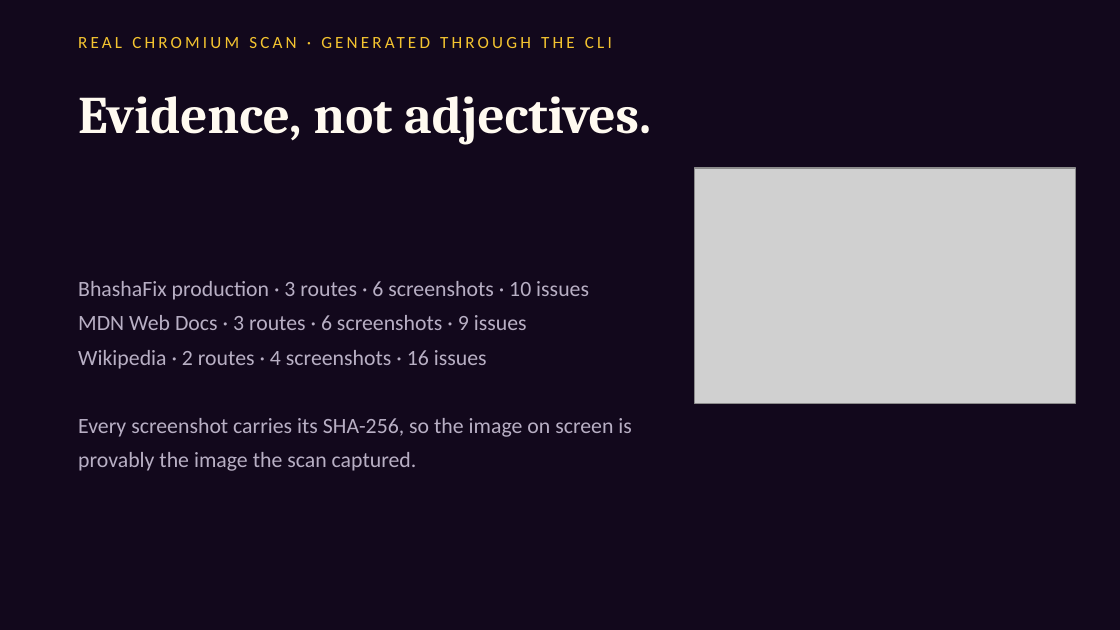
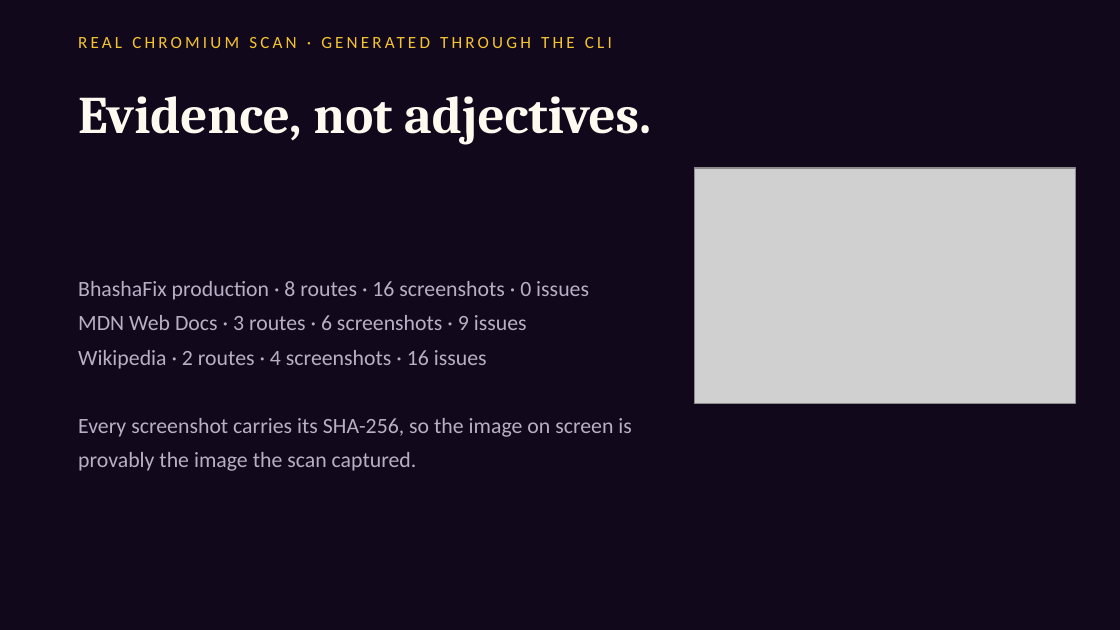
Before and after one commit to vaibhav4046/bhashafix, a slide deck: slide 4 of submission/BhashaFix-Hackathon-Deck.pptx. Drawn at 1120x630 pixels with LibreOffice and Linux fonts; fonts in the diff are those of the drawing; grey boxes stand for pictures. Boxes give left, top, right and bottom in pixels: in the first picture for what was removed or moved away, otherwise in the second. Text is boxed around its words. In the diff, an @@ line names an element or a change of style, - is before the commit and + after.

```diff
--- a/submission/BhashaFix-Hackathon-Deck.pptx
+++ b/submission/BhashaFix-Hackathon-Deck.pptx
@@ text at (78, 281, 589, 300): text changed @@
-BhashaFix production · 3 routes · 6 screenshots · 10 issues
+BhashaFix production · 8 routes · 16 screenshots · 0 issues
```
Also in this commit, not shown: 27 other files.
